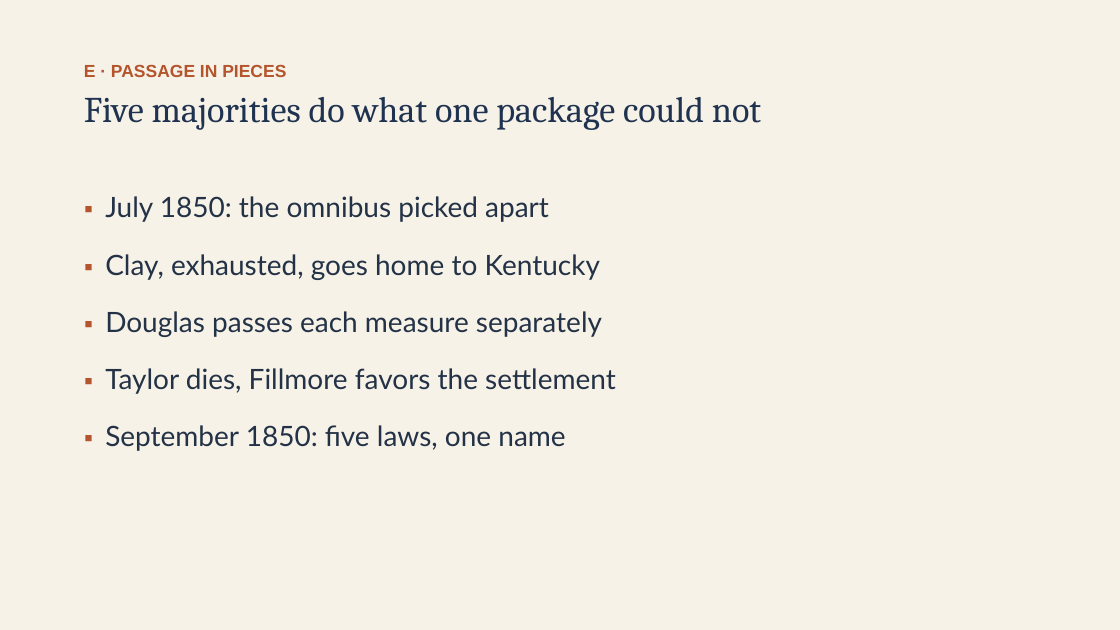
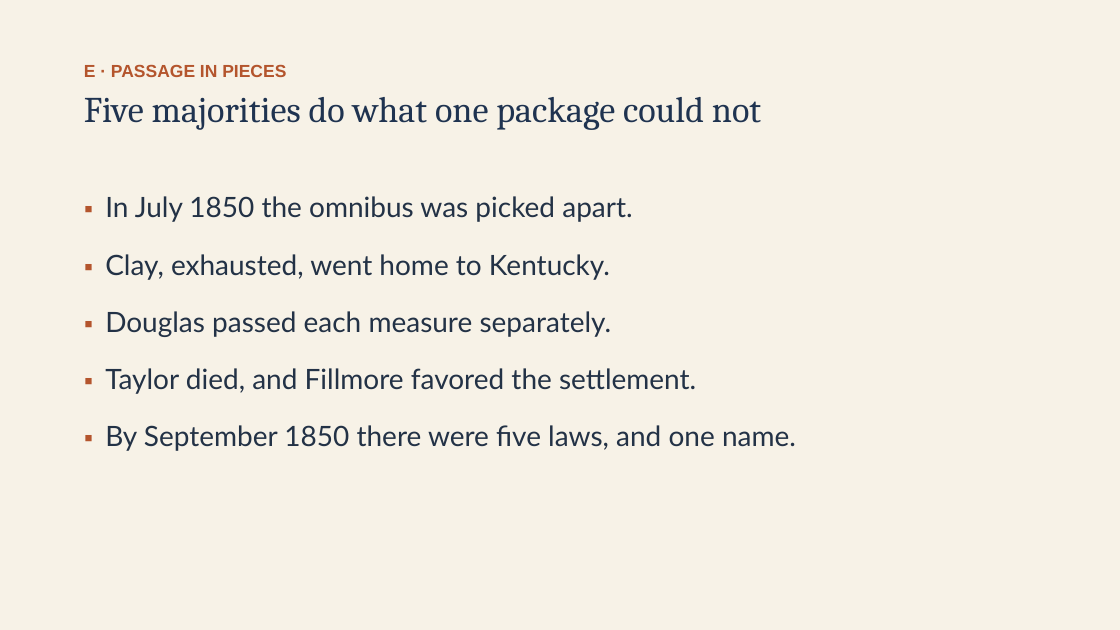
Before and after one commit to ab17gthb/humanities-curriculum-group, a slide deck: slide 14 of sectional-crisis/lesson-01/lesson-01-slides.pptx. Drawn at 1120x630 pixels with LibreOffice and Linux fonts; fonts in the diff are those of the drawing. Boxes give left, top, right and bottom in pixels: in the first picture for what was removed or moved away, otherwise in the second. Text is boxed around its words. In the diff, an @@ line names an element or a change of style, - is before the commit and + after.

```diff
--- a/sectional-crisis/lesson-01/lesson-01-slides.pptx
+++ b/sectional-crisis/lesson-01/lesson-01-slides.pptx
@@ text at [105, 196, 796, 451]: text changed @@
-▪ July 1850: the omnibus picked apart
-▪ Clay, exhausted, goes home to Kentucky
-▪ Douglas passes each measure separately
-▪ Taylor dies, Fillmore favors the settlement
-▪ September 1850: five laws, one name
+▪ In July 1850 the omnibus was picked apart.
+▪ Clay, exhausted, went home to Kentucky.
+▪ Douglas passed each measure separately.
+▪ Taylor died, and Fillmore favored the settlement.
+▪ By September 1850 there were five laws, and one name.
```
Also in this commit, not shown: 8 other slides changed, 6 other files.
